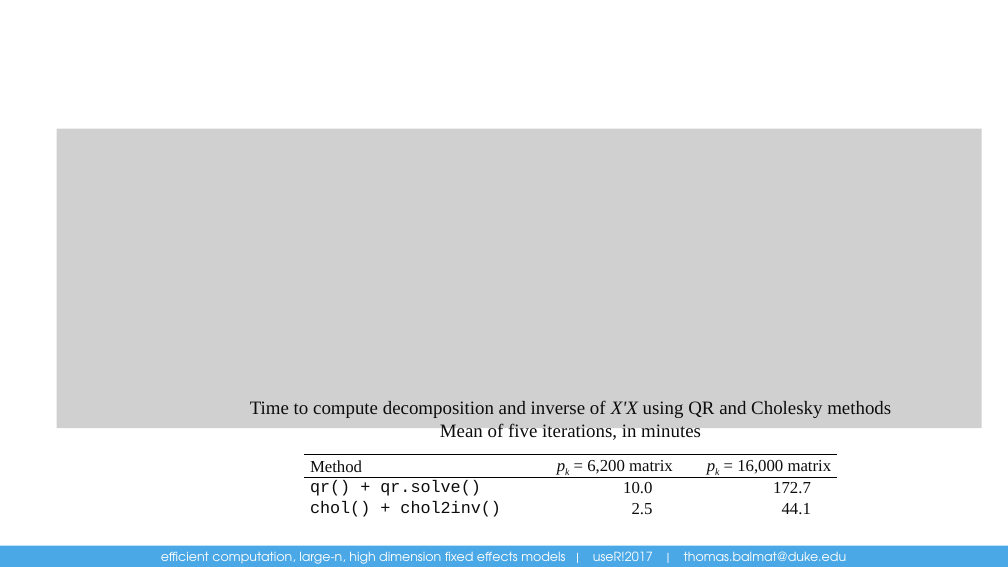
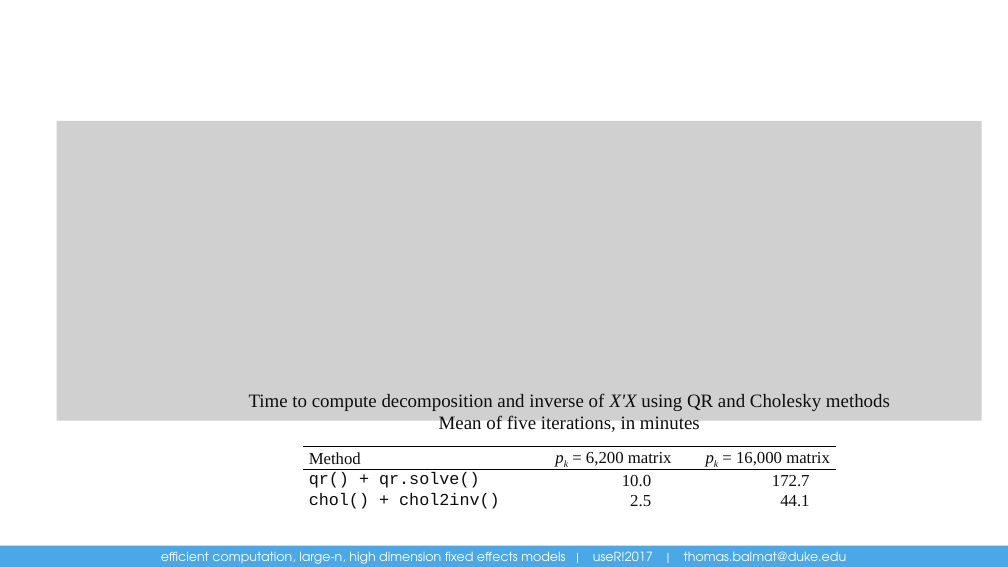
Before and after one commit to DukeSynthProj/FixedEffectsSolutionResources, a slide deck: slide 15 of EfficientComputationFixedEffectsRConference.pptx. Drawn at 1008x567 pixels with LibreOffice and Linux fonts; fonts in the diff are those of the drawing; grey boxes stand for pictures. Boxes give left, top, right and bottom in pixels: in the first picture for what was removed or moved away, otherwise in the second. Text is boxed around its words. In the diff, an @@ line names an element or a change of style, - is before the commit and + after.

```diff
--- a/EfficientComputationFixedEffectsRConference.pptx
+++ b/EfficientComputationFixedEffectsRConference.pptx
@@ picture: place and size @@
-picture at [57,129,982,428]
+picture at [57,121,982,420]
@@ text "Time to compute decomposition and ...": place and size @@
-text "Time to compute decomposition and ..." at [250,400,891,442]
+text "Time to compute decomposition and ..." at [249,393,890,434]
@@ table: place and size @@
-table at [304,454,838,521]
+table at [302,447,836,513]
```
Also in this commit, not shown: 25 other slides changed.
